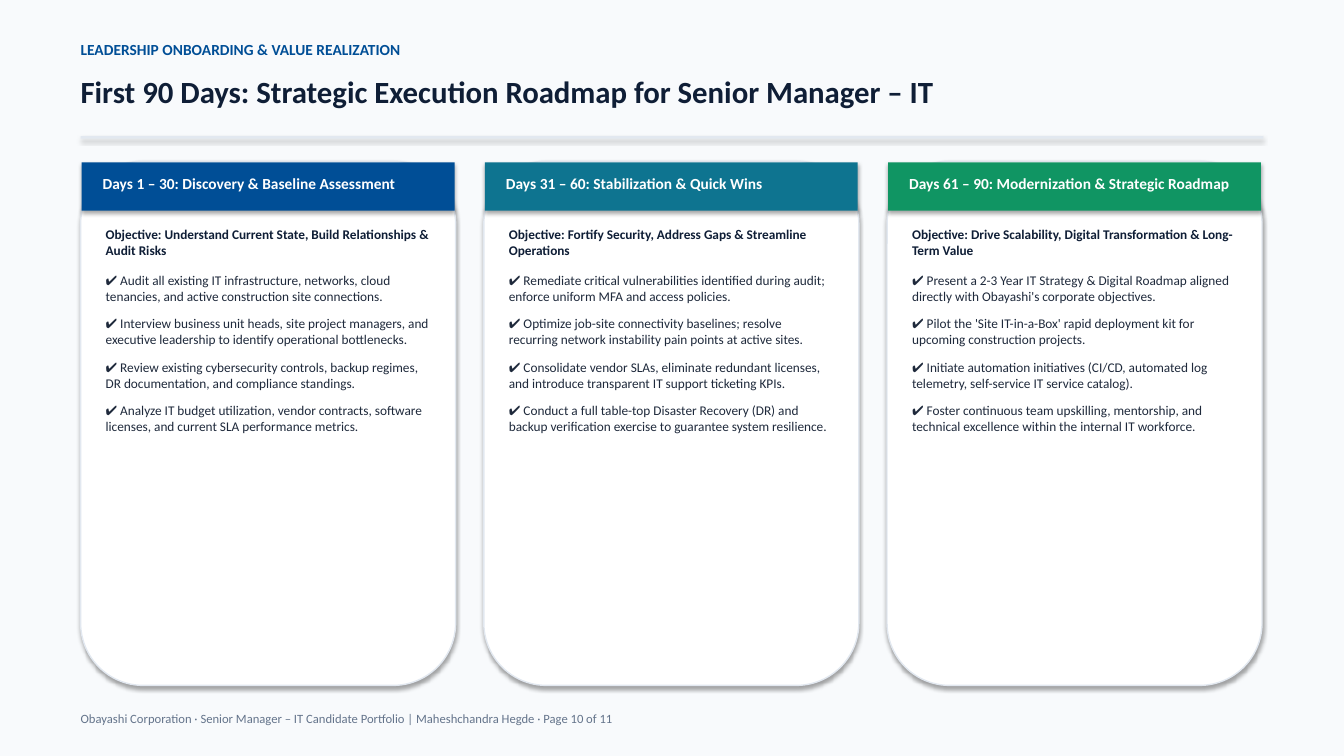
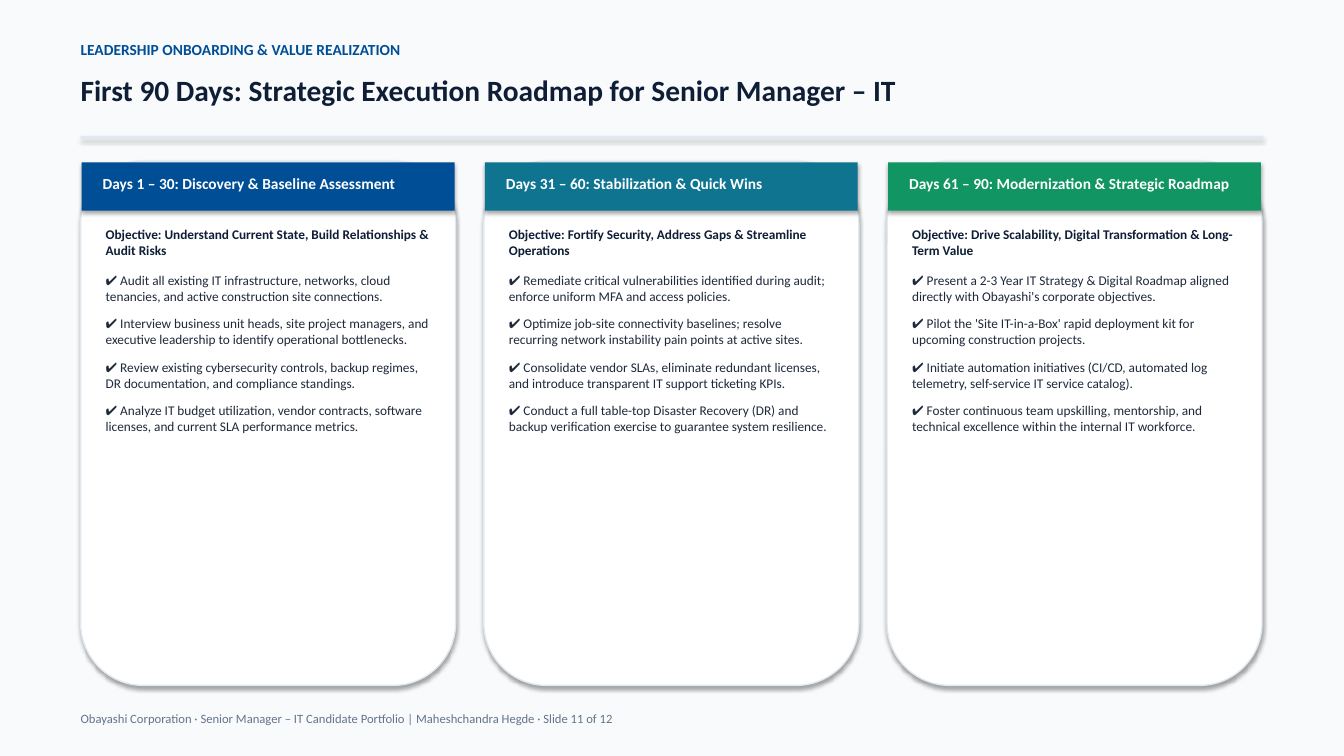
Before and after one commit to hegdemahesh/hegdemahesh.github.io, a slide deck: slide 11 of obayashi_it_presentation/Obayashi_Senior_Manager_IT_Presentation_Maheshchandra_Hegde.pptx (slide 10 before the commit). Drawn at 1344x756 pixels with LibreOffice and Linux fonts; fonts in the diff are those of the drawing. Boxes give left, top, right and bottom in pixels: in the first picture for what was removed or moved away, otherwise in the second. Text is boxed around its words. In the diff, an @@ line names an element or a change of style, - is before the commit and + after.

```diff
--- a/obayashi_it_presentation/Obayashi_Senior_Manager_IT_Presentation_Maheshchandra_Hegde.pptx
+++ b/obayashi_it_presentation/Obayashi_Senior_Manager_IT_Presentation_Maheshchandra_Hegde.pptx
@@ text "First 90 Days: Strategic Execution ..." at (81,80,895,106): size 22 to 21 pt @@
@@ text at (81,714,613,725): text changed @@
-Obayashi Corporation · Senior Manager – IT Candidate Portfolio | Maheshchandra Hegde · Page 10 of 11
+Obayashi Corporation · Senior Manager – IT Candidate Portfolio | Maheshchandra Hegde · Slide 11 of 12
```
Also in this commit, not shown: 10 other slides changed, 1 slide added, 7 other files.
